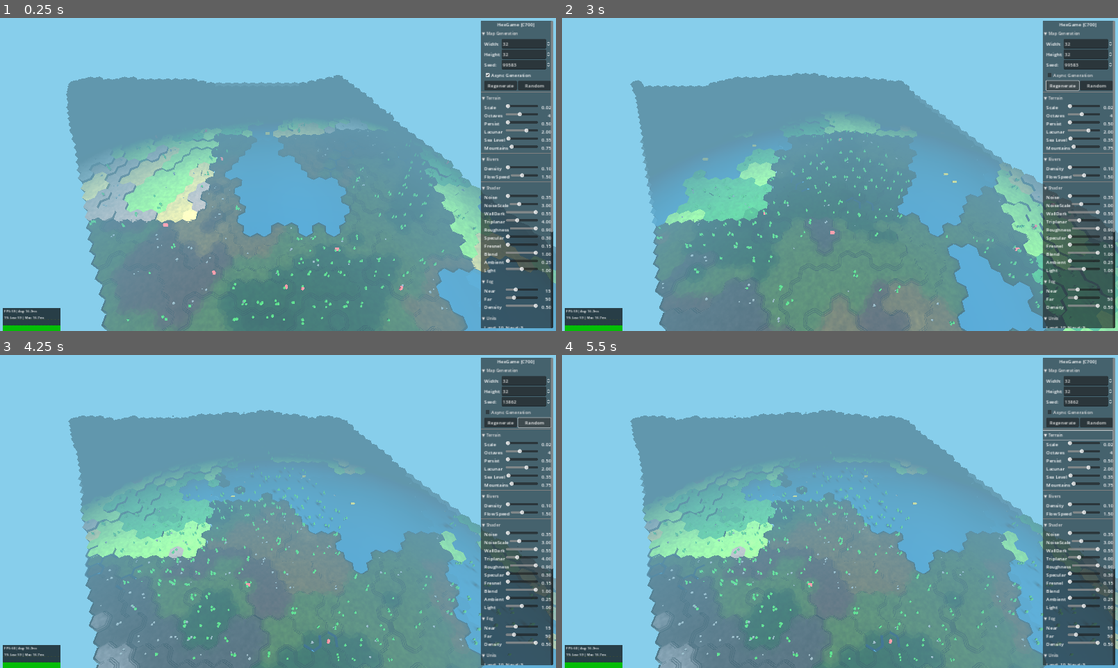
Above: before the commit, frames 1-4 (two rows, left to right).
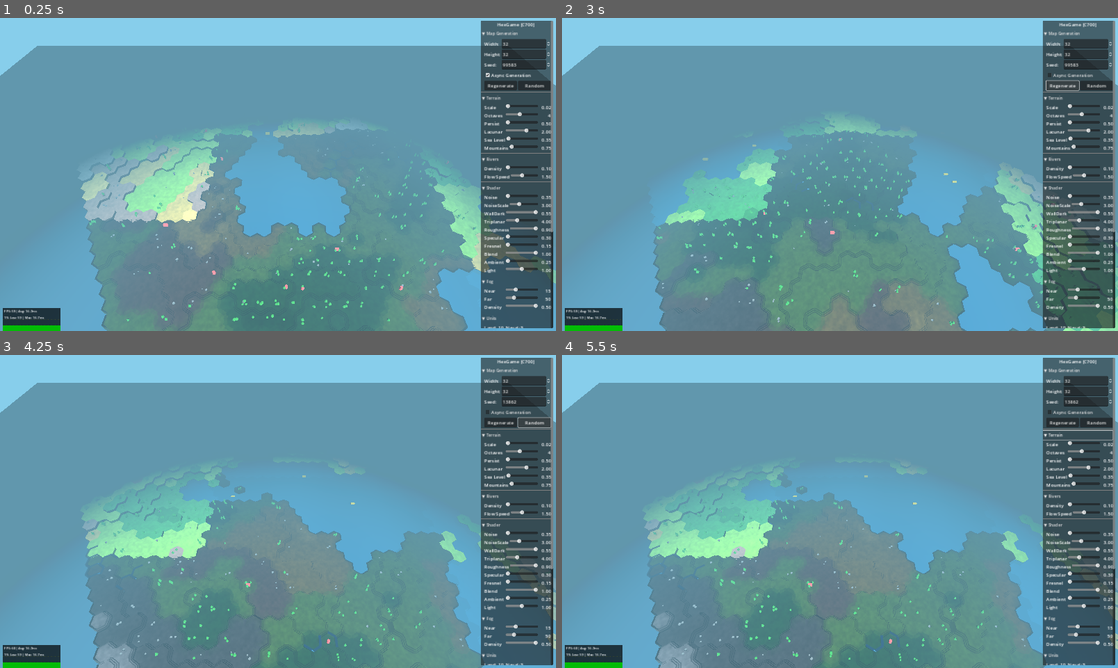
Above: after the commit, the same moments.

Repository: bobum/hexgame
Game: Godot game, scene res://scenes/main.tscn
Same seed, same stepped clock (60 frames per second), same inputs: the game is played once before the commit and once after it.
Inputs:
- Up to frame 1 (0.25 s): no input
- Up to frame 2 (3 s): click "▼ Map Generation" at 0.5 s; click "▶ Map Generation" at 1.25 s; click "Async Generation" at 2 s; click "Regenerate" at 2.75 s
- Up to frame 3 (4.25 s): click "Random" at 3.5 s
- Up to frame 4 (5.5 s): click "▼ Terrain" at 4.25 s; click "▶ Terrain" at 5 s

The runs differ from the first frame. In frame 1, 29% of the frame differs, in the area x 0-100%, y 8-100%; in frame 2, 30%; in frame 3, 30%; in frame 4, 30%.

Commit message:
Add ground plane and fix terrain/feature issues
- Add ground plane mesh to prevent seeing through terrain at distance
- Fix feature accumulation bug by clearing cell.features before generation
- Simplify hex hover raycast to use y=0 plane for consistent selection
- Fix feature_renderer cleanup using remove_child + free for immediate disposal

Co-Authored-By: Claude Opus 4.5 <noreply@anthropic.com>

Diff:
--- a/godot/src/generation/map_generator.gd
+++ b/godot/src/generation/map_generator.gd
@@ -158,6 +158,10 @@
 func _generate_features(seed_val: int) -> void:
 	var rng = RandomNumberGenerator.new()
 	rng.seed = seed_val + 2000
+
+	# Clear existing features from all cells before generating new ones
+	for cell in grid.get_all_cells():
+		cell.features.clear()
 
 	var tree_count = 0
 	var rock_count = 0
--- a/godot/src/interaction/hex_hover.gd
+++ b/godot/src/interaction/hex_hover.gd
@@ -101,41 +101,18 @@
 
 
 func _raycast_to_hex(origin: Vector3, direction: Vector3) -> HexCell:
-	# Raycast against multiple elevation levels to find the actual terrain surface
-	# Check from highest to lowest elevation to find the first valid intersection
+	# Simple approach: use y=0 plane (where water and sea-level land render)
 	if abs(direction.y) < 0.001:
 		return null
 
-	var best_cell: HexCell = null
-	var best_distance: float = INF
+	# Cast to y=0 plane to get XZ position
+	var t = -origin.y / direction.y
 
-	# Check elevations from high to low (max elevation to min)
-	for elev in range(HexMetrics.MAX_ELEVATION, HexMetrics.MIN_ELEVATION - 1, -1):
-		var plane_y = elev * HexMetrics.ELEVATION_STEP
-		var t = (plane_y - origin.y) / direction.y
+	if t <= 0:
+		return null
 
-		if t <= 0:
-			continue  # Behind camera
-
-		var hit_point = origin + direction * t
-		var cell = _get_cell_at_position(hit_point)
-
-		if cell and cell.elevation == elev:
-			# Found a cell at this elevation - check if it's closer than previous
-			if t < best_distance:
-				best_distance = t
-				best_cell = cell
-				# Since we're going high to low, first valid hit is closest
-				break
-
-	# If no elevated cell found, fall back to water level
-	if best_cell == null:
-		var t = -origin.y / direction.y
-		if t > 0:
-			var hit_point = origin + direction * t
-			best_cell = _get_cell_at_position(hit_point)
-
-	return best_cell
+	var hit_point = origin + direction * t
+	return _get_cell_at_position(hit_point)
 
 
 func _get_cell_at_position(world_pos: Vector3) -> HexCell:
--- a/godot/src/main.gd
+++ b/godot/src/main.gd
@@ -18,6 +18,7 @@
 var feature_renderer: FeatureRenderer
 var chunked_water: Node3D  # ChunkedWaterRenderer
 var chunked_rivers: Node3D  # ChunkedRiverRenderer
+var ground_plane: MeshInstance3D  # Prevents seeing through terrain at distance
 var hex_hover: HexHover
 var current_seed: int = 0
 var game_ui: GameUI
@@ -133,6 +134,9 @@
 	chunked_terrain = ChunkedTerrainRenderer.new()
 	hex_grid_node.add_child(chunked_terrain)
 	chunked_terrain.build(grid)
+
+	# Build ground plane (prevents seeing through terrain at distance)
+	_build_ground_plane()
 
 	# Build water
 	_build_water()
@@ -338,9 +342,11 @@
 
 
 func _build_features() -> void:
-	# Remove old features
+	# Remove old features - use remove_child + free for immediate cleanup
 	if feature_renderer:
-		feature_renderer.queue_free()
+		feature_renderer.dispose()
+		hex_grid_node.remove_child(feature_renderer)
+		feature_renderer.free()
 		feature_renderer = null
 
 	feature_renderer = FeatureRenderer.new()
@@ -372,6 +378,45 @@
 	hex_grid_node.add_child(chunked_rivers)
 	chunked_rivers.setup(grid)
 	chunked_rivers.build()
+
+
+func _build_ground_plane() -> void:
+	# Remove existing ground plane
+	if ground_plane:
+		ground_plane.queue_free()
+		ground_plane = null
+
+	# Calculate map bounds in world coordinates
+	var min_coords = HexCoordinates.new(0, 0).to_world_position(0)
+	var max_coords = HexCoordinates.new(map_width - 1, map_height - 1).to_world_position(0)
+
+	# Add padding around the map
+	var padding = 20.0
+	var size_x = max_coords.x - min_coords.x + padding * 2
+	var size_z = max_coords.z - min_coords.z + padding * 2
+	var center_x = (min_coords.x + max_coords.x) / 2.0
+	var center_z = (min_coords.z + max_coords.z) / 2.0
+
+	# Position below minimum terrain elevation
+	var plane_y = HexMetrics.MIN_ELEVATION * HexMetrics.ELEVATION_STEP - 0.5
+
+	# Create mesh
+	ground_plane = MeshInstance3D.new()
+	var plane_mesh = PlaneMesh.new()
+	plane_mesh.size = Vector2(size_x, size_z)
+	ground_plane.mesh = plane_mesh
+
+	# Create dark ocean material
+	var material = StandardMaterial3D.new()
+	material.albedo_color = Color(0.102, 0.298, 0.431)  # 0x1a4c6e - matches Three.js
+	material.metallic = 0.0
+	material.roughness = 1.0
+	ground_plane.material_override = material
+
+	# Position the plane
+	ground_plane.position = Vector3(center_x, plane_y, center_z)
+
+	hex_grid_node.add_child(ground_plane)
 
 
 func _process(delta: float) -> void:
@@ -457,6 +502,9 @@
 		feature_renderer.dispose()
 		feature_renderer.queue_free()
 		feature_renderer = null
+	if ground_plane:
+		ground_plane.queue_free()
+		ground_plane = null
 
 	# Clear units
 	if unit_manager:
@@ -588,6 +636,9 @@
 		feature_renderer.dispose()
 		feature_renderer.queue_free()
 		feature_renderer = null
+	if ground_plane:
+		ground_plane.queue_free()
+		ground_plane = null
 
 	# Clear units
 	if unit_manager:
